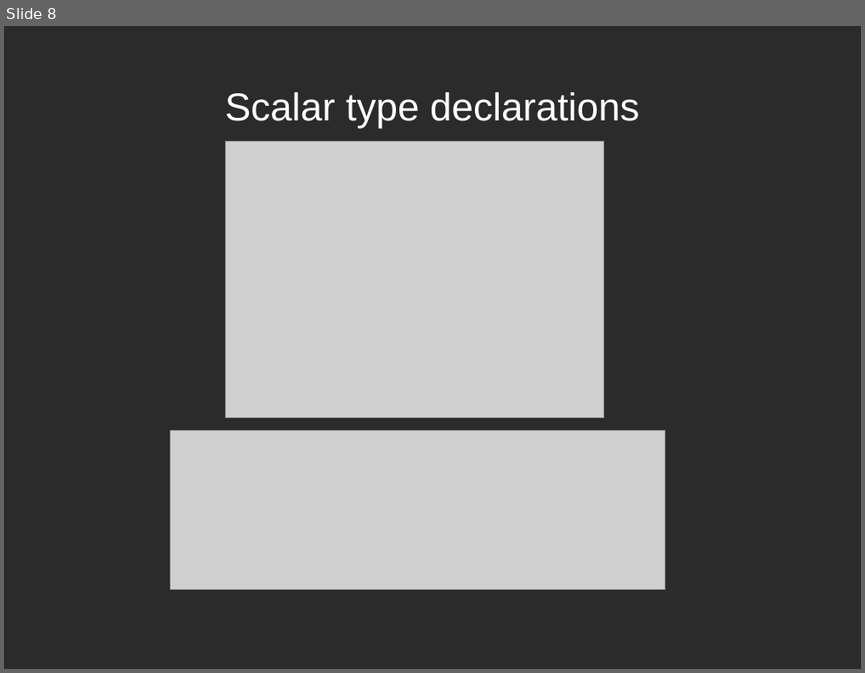
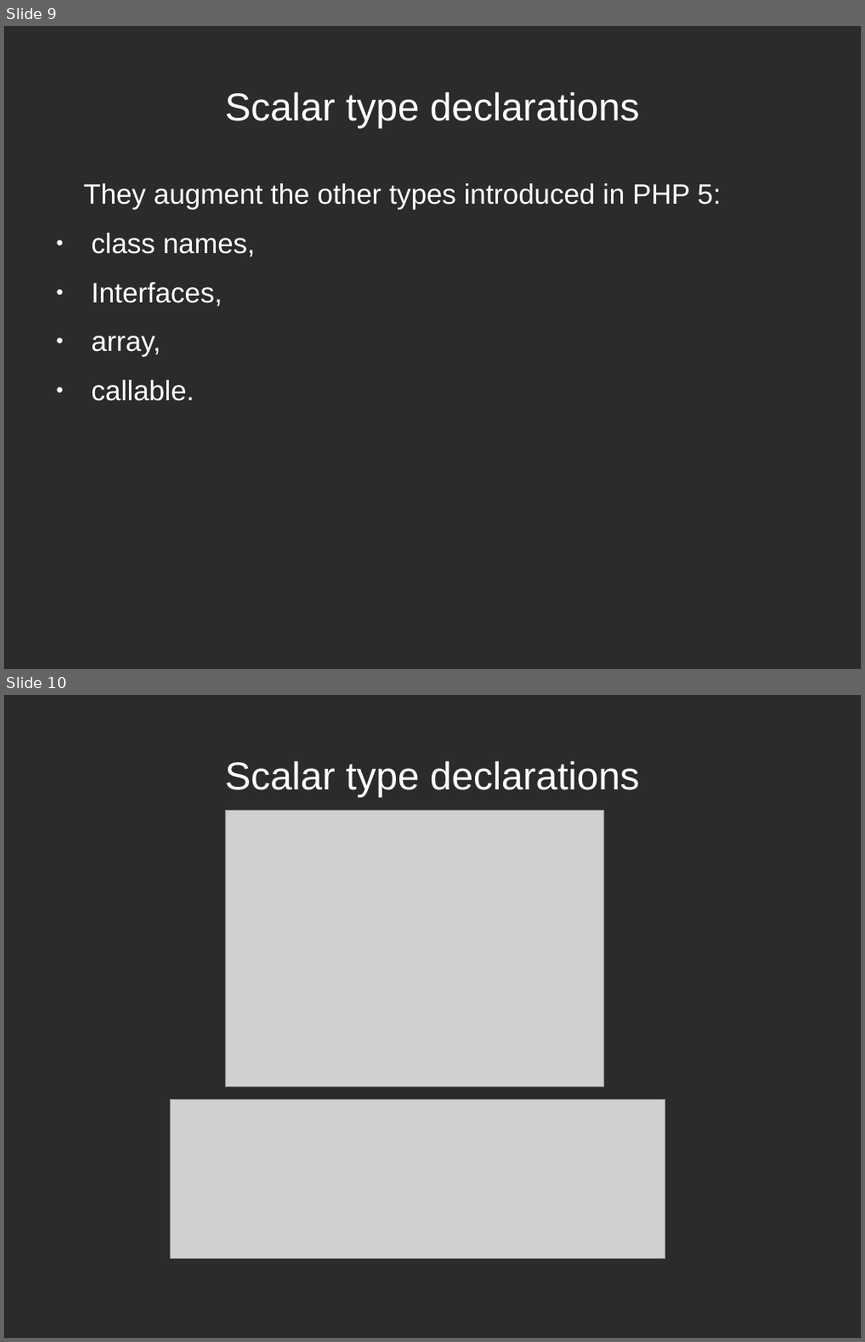
Before and after one commit to rmichal1/php7prezentacja, a slide deck: php7.odp. Shown one above the other, each under a label of ours: slide 8 before the commit, slides 9 and 10 after it. The pictures are 865x673 and 865x1342 pixels, drawn with LibreOffice and Linux fonts; fonts in the diff are those of the drawing; grey boxes stand for pictures; background and template pictures are left out; a plain dark background stands for a picture behind light text. Boxes give left, top, right and bottom in pixels: in the first picture for what was removed or moved away, otherwise in the second. Text is boxed around its words. In the diff, an @@ line names an element or a change of style, - is before the commit and + after.

```diff
--- a/php7.odp
+++ b/php7.odp
@@ slide 9 added at box(4, 26, 861, 669), background picture (left out) @@
@@ title added at box(225, 92, 639, 128), 36 pt, text #FFFFFF @@
+Scalar type declarations
@@ text added at box(84, 183, 721, 401), 26 pt, text #FFFFFF @@
+They augment the other types introduced in PHP 5:
+● class names,
+● Interfaces,
+● array,
+● callable.
@@ what was slide 8 is now slide 10 @@
```
Also in this commit, not shown: 1 slide changed, 1 other slide added.
